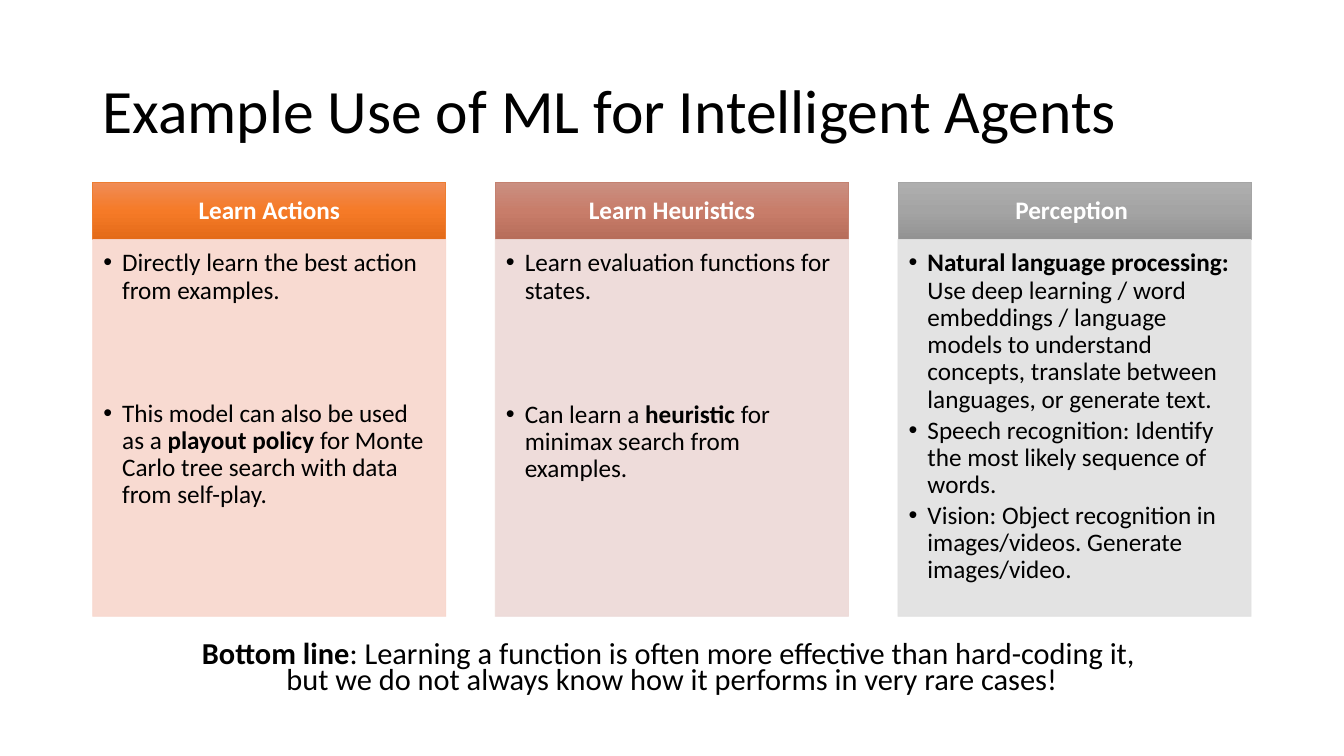
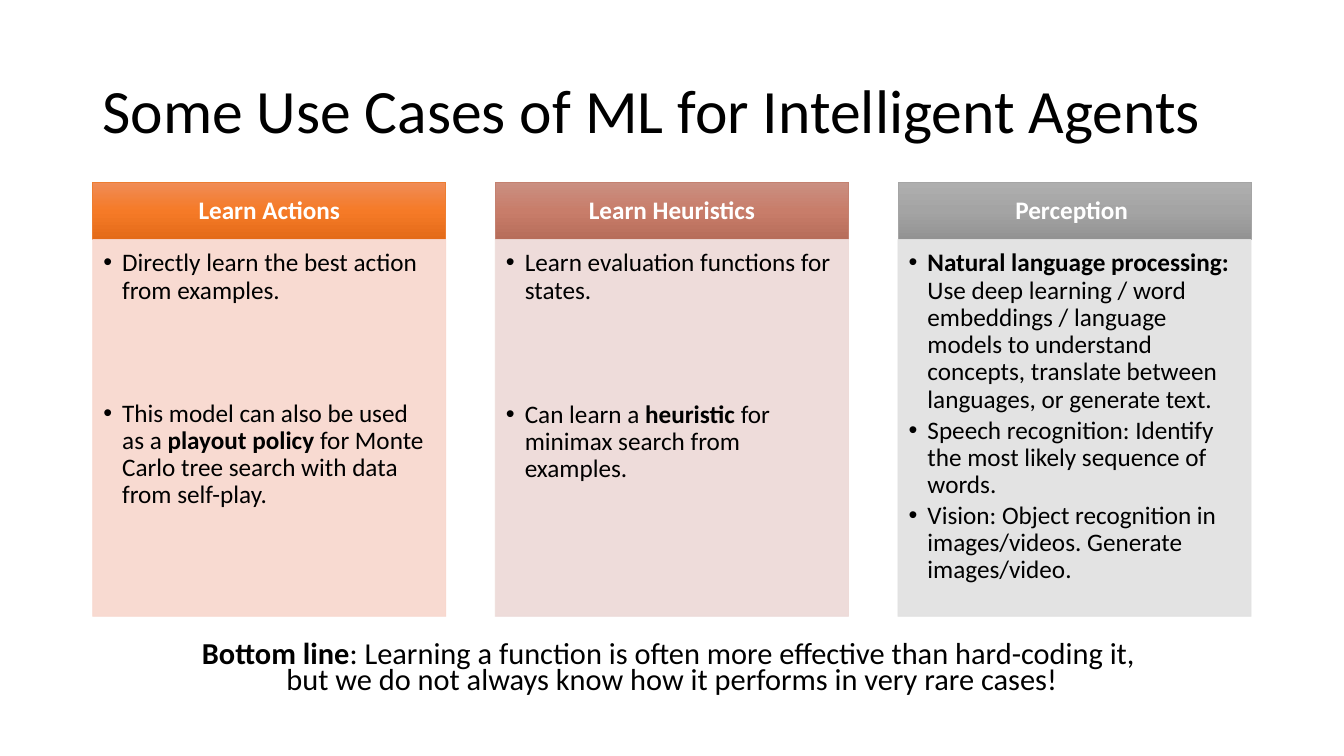
Before and after one commit to mhahsler/CS7320-AI, a slide deck: slide 31 of slides/19_ML_intro.pptx (slide 32 before the commit). Drawn at 1344x756 pixels with LibreOffice and Linux fonts; fonts in the diff are those of the drawing. Boxes give left, top, right and bottom in pixels: in the first picture for what was removed or moved away, otherwise in the second. Text is boxed around its words. In the diff, an @@ line names an element or a change of style, - is before the commit and + after.

```diff
--- a/slides/19_ML_intro.pptx
+++ b/slides/19_ML_intro.pptx
@@ title at [102,90,1200,144]: text changed @@
-Example Use of ML for Intelligent Agents
+Some Use Cases of ML for Intelligent Agents
```
Also in this commit, not shown: 2 other slides changed, 1 slide added, 2 slides removed, 1 other file.
